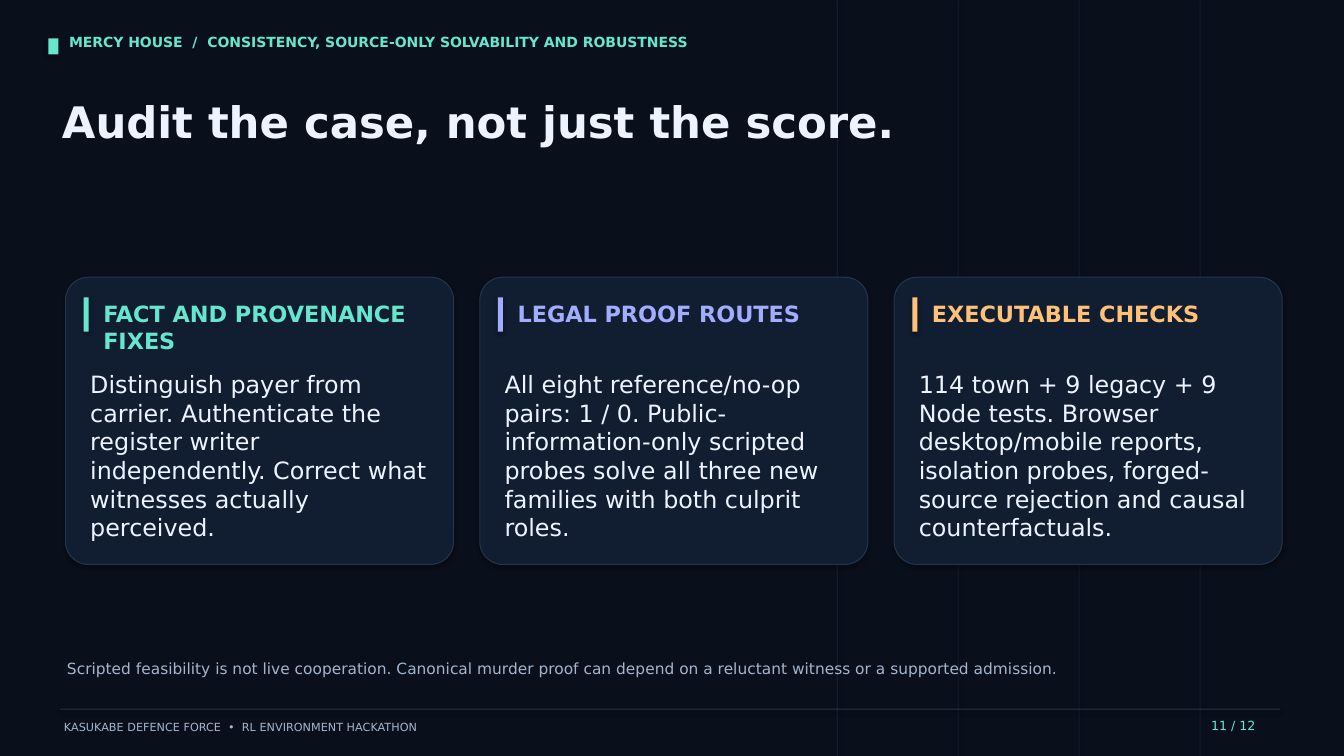
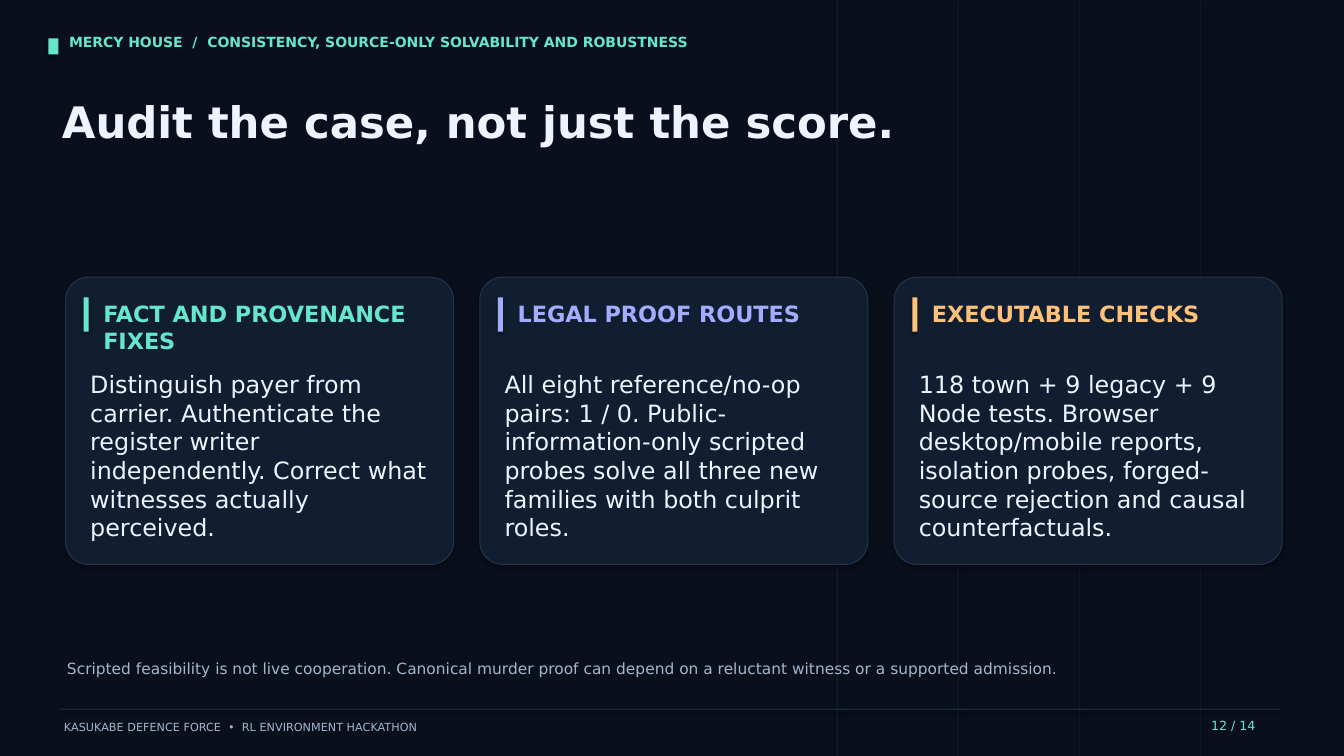
Before and after one commit to Abhishek-Punhani/mercy-house, a slide deck: slide 12 of docs/deck.pptx (slide 11 before the commit). Drawn at 1344x756 pixels with LibreOffice and Linux fonts; fonts in the diff are those of the drawing. Boxes give left, top, right and bottom in pixels: in the first picture for what was removed or moved away, otherwise in the second. Text is boxed around its words. In the diff, an @@ line names an element or a change of style, - is before the commit and + after.

```diff
--- a/docs/deck.pptx
+++ b/docs/deck.pptx
@@ text at [919,375,1245,537]: text changed @@
-114 town + 9 legacy + 9 Node tests. Browser desktop/mobile reports, isolation probes, forged-source rejection and causal counterfactuals.
+118 town + 9 legacy + 9 Node tests. Browser desktop/mobile reports, isolation probes, forged-source rejection and causal counterfactuals.
@@ text at [1211,720,1255,730]: text changed @@
-11 / 12
+12 / 14
```
Also in this commit, not shown: 11 other slides changed, 2 slides added, 15 other files.
